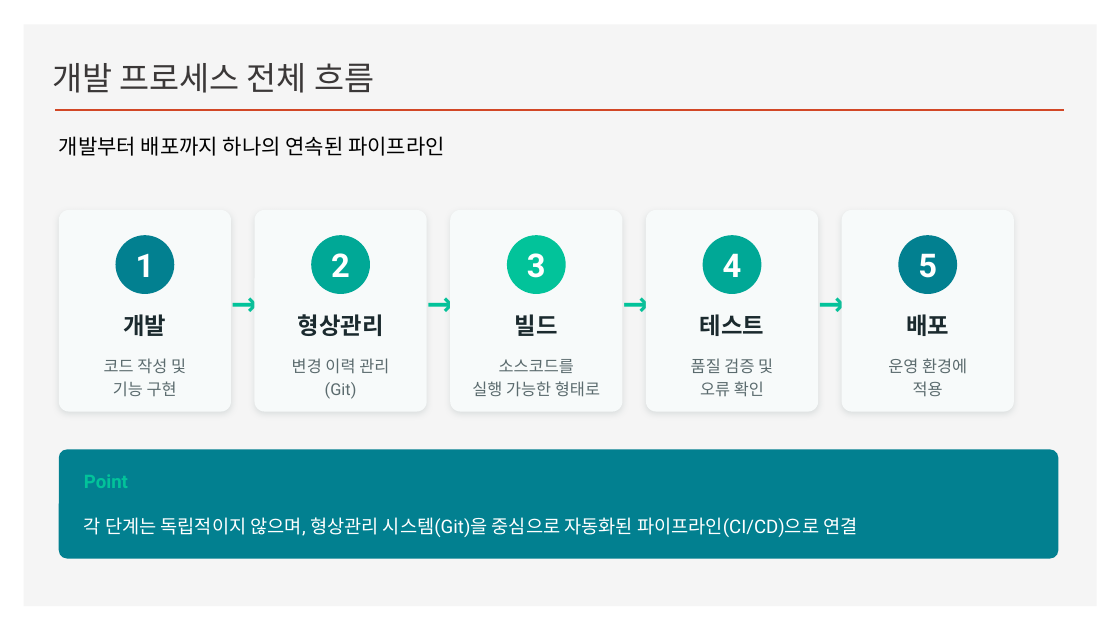
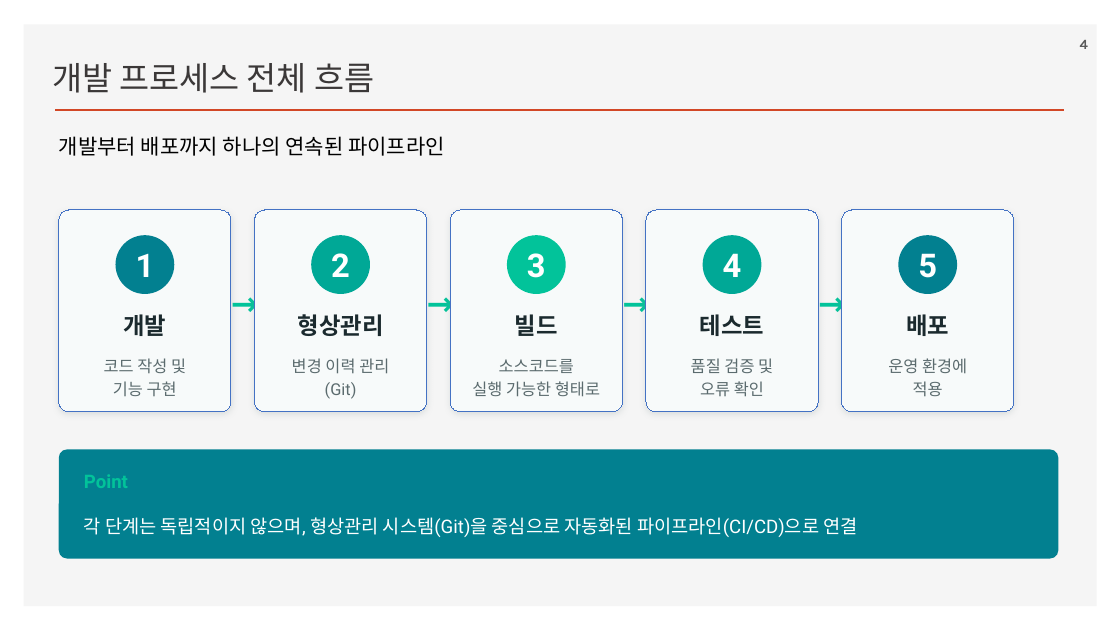
Before and after one commit to ancestor9/2026_Fall_AI-Workflow, a slide deck: slide 4 of PPTs/App Deployment.pptx. Drawn at 1120x630 pixels with LibreOffice and Linux fonts; fonts in the diff are those of the drawing; background and template pictures are left out. Boxes give left, top, right and bottom in pixels: in the first picture for what was removed or moved away, otherwise in the second. Text is boxed around its words. In the diff, an @@ line names an element or a change of style, - is before the commit and + after.

```diff
--- a/PPTs/App Deployment.pptx
+++ b/PPTs/App Deployment.pptx
@@ page number added at [1080,40,1088,49], 12 pt, text #595959, bold @@
+4
@@ outline none to #4472C4 0.75 pt in 5 elements at [59,210,231,412], [255,210,427,412], [450,210,623,412], [646,210,818,412], [842,210,1014,412] @@
```
Also in this commit, not shown: 13 other slides changed, 30 slides added, 1 slide removed.
